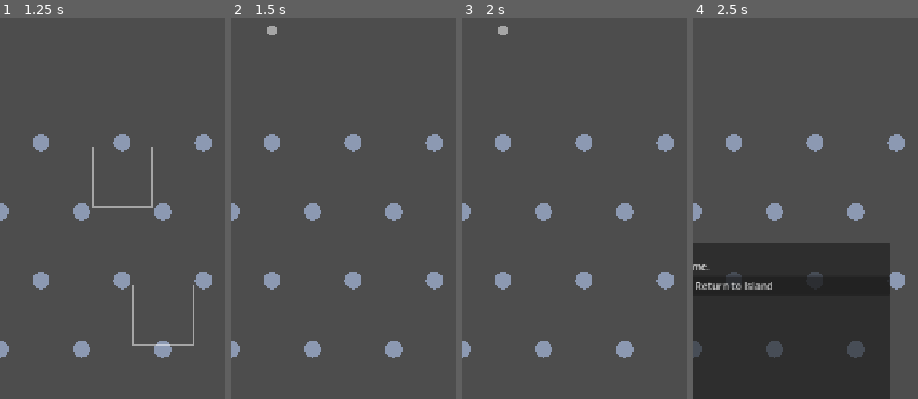
Above: before the commit, frames 1-4 (left to right).
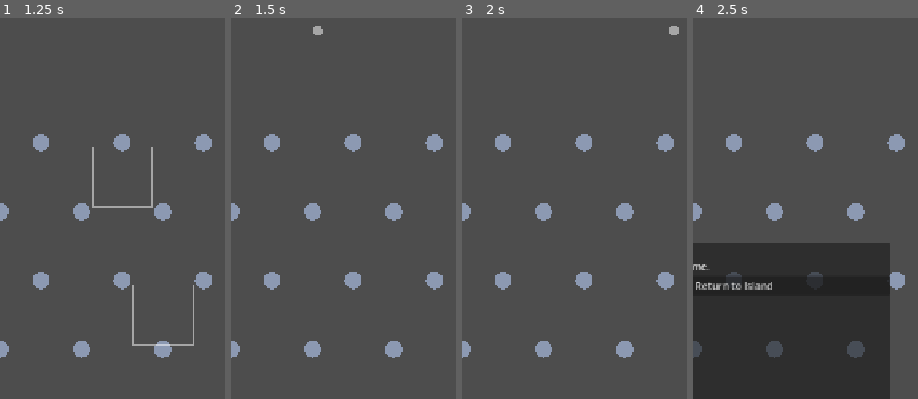
Above: after the commit, the same moments.

Repository: Graydyn/windfall-isle
Game: Godot game, scene res://game/main.tscn
The game is run twice, just before and just after one commit, with the same random seed, the same clock (stepped at 60 frames per second) and the same inputs.
Inputs:
- Up to frame 1 (1.25 s): click "Launch Expedition" at 0.5 s
- Up to frame 2 (1.5 s): click "Start (1 fuel)" at 1.25 s
- Up to frame 3 (2 s): no input
- Up to frame 4 (2.5 s): click "Abandon" at 2 s
The pictures show only the part of the screen within x 41-91%, y 7-56%; the shares and areas given below are measured in that part.

Frame 1 is identical in both runs. In frame 2, 0.2% of the frame differs, in the area x 16-41%, y 2-5%; in frame 3, 0.2%, in the area x 16-97%, y 2-5%; in frame 4, nothing differs.

Commit message:
feat: timed-release drop replaces drag-to-aim
The drop marker now sweeps between the walls at a constant speed and a
tap releases the pod at its current position, trading precise placement
for a timing challenge. The drop_requested(x) interface is unchanged.

Co-Authored-By: Claude Fable 5 <noreply@anthropic.com>

Diff:
--- a/game/run/drop_controller.gd
+++ b/game/run/drop_controller.gd
@@ -1,26 +1,22 @@
 class_name DropController
 extends Node2D
-## One-thumb drop aiming (spec 3.2): touch anywhere to start aiming, drag to
-## slide the drop point along the top edge, release to drop. Pure input; the
-## run scene decides whether a drop is actually allowed.
-## Only the finger that started aiming can move or end it; other fingers are ignored.
+## Timed-release drop aiming: the drop marker sweeps back and forth along the
+## top edge at constant speed; a tap releases the pod at the marker's current
+## position. Pure input; the run scene decides whether a drop is actually allowed.
 
 signal drop_requested(x: float)
 
 var enabled := true:
 	set(value):
 		enabled = value
-		if not enabled:
-			_aiming = false
-			_touch_index = -1
 		queue_redraw()
 var drop_y := 100.0
 var min_x := 44.0
 var max_x := 676.0
+var sweep_speed := 400.0
 
-var _aiming := false
 var _aim_x := 360.0
-var _touch_index := -1
+var _dir := 1.0
 
 
 func configure(board: Dictionary, pod_radius: float) -> void:
@@ -28,27 +24,28 @@
 	max_x = float(board.get("right", 700)) - pod_radius * 2.0
 	drop_y = float(board.get("top", 140)) - 40.0
 	_aim_x = (min_x + max_x) / 2.0
+	_dir = 1.0
+	queue_redraw()
+
+
+func _process(delta: float) -> void:
+	if not enabled:
+		return
+	_aim_x += _dir * sweep_speed * delta
+	if _aim_x >= max_x:
+		_aim_x = max_x
+		_dir = -1.0
+	elif _aim_x <= min_x:
+		_aim_x = min_x
+		_dir = 1.0
 	queue_redraw()
 
 
 func _unhandled_input(event: InputEvent) -> void:
 	if not enabled:
 		return
-	if event is InputEventScreenTouch:
-		if event.pressed:
-			if not _aiming:
-				_aiming = true
-				_touch_index = event.index
-				_aim_x = clampf(event.position.x, min_x, max_x)
-			elif event.index != _touch_index:
-				return
-		elif _aiming and event.index == _touch_index:
-			_aiming = false
-			_touch_index = -1
-			drop_requested.emit(_aim_x)
-	elif event is InputEventScreenDrag and _aiming and event.index == _touch_index:
-		_aim_x = clampf(event.position.x, min_x, max_x)
-	queue_redraw()
+	if event is InputEventScreenTouch and event.pressed:
+		drop_requested.emit(_aim_x)
 
 
 func _draw() -> void:
--- a/tests/test_drop_controller.gd
+++ b/tests/test_drop_controller.gd
@@ -8,6 +8,7 @@
 func before_each() -> void:
 	controller = add_child_autofree(ControllerScript.new())
 	controller.configure({"left": 20, "right": 700, "top": 140}, 12.0)
+	# configure() gives min_x 44, max_x 676, so the marker starts centered at 360.
 
 
 func touch(pos: Vector2, pressed: bool, index: int = 0) -> InputEventScreenTouch:
@@ -24,66 +25,49 @@
 	return event
 
 
-func test_tap_release_drops_at_tap_x() -> void:
+func test_marker_starts_centered() -> void:
+	assert_eq(controller._aim_x, 360.0)
+
+func test_sweep_advances_with_time() -> void:
+	controller._process(0.1)
+	assert_eq(controller._aim_x, 360.0 + controller.sweep_speed * 0.1)
+
+func test_sweep_reverses_at_right_wall() -> void:
+	controller._process(1.0)
+	assert_eq(controller._aim_x, 676.0)
+	controller._process(0.1)
+	assert_eq(controller._aim_x, 676.0 - controller.sweep_speed * 0.1)
+
+func test_sweep_reverses_at_left_wall() -> void:
+	controller._process(1.0)
+	controller._process(2.0)
+	assert_eq(controller._aim_x, 44.0)
+	controller._process(0.1)
+	assert_eq(controller._aim_x, 44.0 + controller.sweep_speed * 0.1)
+
+func test_tap_drops_at_current_marker_position() -> void:
 	watch_signals(controller)
-	controller._unhandled_input(touch(Vector2(300, 80), true))
-	controller._unhandled_input(touch(Vector2(300, 80), false))
-	assert_signal_emitted_with_parameters(controller, "drop_requested", [300.0])
+	controller._process(0.1)
+	var expected := controller._aim_x
+	controller._unhandled_input(touch(Vector2(50, 900), true))
+	assert_signal_emitted_with_parameters(controller, "drop_requested", [expected])
 
-func test_drag_updates_aim_before_release() -> void:
-	watch_signals(controller)
-	controller._unhandled_input(touch(Vector2(300, 80), true))
-	controller._unhandled_input(drag_to(Vector2(500, 90)))
-	controller._unhandled_input(touch(Vector2(500, 90), false))
-	assert_signal_emitted_with_parameters(controller, "drop_requested", [500.0])
-
-func test_aim_is_clamped_inside_walls() -> void:
-	watch_signals(controller)
-	controller._unhandled_input(touch(Vector2(2, 80), true))
-	controller._unhandled_input(touch(Vector2(2, 80), false))
-	assert_signal_emitted_with_parameters(controller, "drop_requested", [44.0])
-
-func test_disabled_controller_ignores_input() -> void:
-	controller.enabled = false
-	watch_signals(controller)
-	controller._unhandled_input(touch(Vector2(300, 80), true))
-	controller._unhandled_input(touch(Vector2(300, 80), false))
-	assert_signal_not_emitted(controller, "drop_requested")
-
-func test_release_without_press_does_not_drop() -> void:
+func test_touch_release_does_not_drop() -> void:
 	watch_signals(controller)
 	controller._unhandled_input(touch(Vector2(300, 80), false))
 	assert_signal_not_emitted(controller, "drop_requested")
 
-func test_second_finger_press_does_not_steal_aim() -> void:
-	watch_signals(controller)
-	controller._unhandled_input(touch(Vector2(300, 80), true, 0))
-	controller._unhandled_input(touch(Vector2(600, 80), true, 1))
-	controller._unhandled_input(touch(Vector2(300, 80), false, 0))
-	assert_signal_emitted_with_parameters(controller, "drop_requested", [300.0])
-	assert_signal_emit_count(controller, "drop_requested", 1)
+func test_drag_does_not_move_marker() -> void:
+	controller._unhandled_input(drag_to(Vector2(600, 90)))
+	assert_eq(controller._aim_x, 360.0)
 
-func test_second_finger_drag_ignored() -> void:
-	watch_signals(controller)
-	controller._unhandled_input(touch(Vector2(300, 80), true, 0))
-	controller._unhandled_input(drag_to(Vector2(600, 90), 1))
-	controller._unhandled_input(touch(Vector2(300, 80), false, 0))
-	assert_signal_emitted_with_parameters(controller, "drop_requested", [300.0])
+func test_disabled_controller_does_not_sweep() -> void:
+	controller.enabled = false
+	controller._process(0.1)
+	assert_eq(controller._aim_x, 360.0)
 
-func test_second_finger_release_does_not_drop() -> void:
-	watch_signals(controller)
-	controller._unhandled_input(touch(Vector2(300, 80), true, 0))
-	controller._unhandled_input(touch(Vector2(600, 80), false, 1))
-	assert_signal_not_emitted(controller, "drop_requested")
-	controller._unhandled_input(touch(Vector2(300, 80), false, 0))
-	assert_signal_emitted_with_parameters(controller, "drop_requested", [300.0])
-
-func test_disabling_resets_aim_state() -> void:
+func test_disabled_controller_ignores_taps() -> void:
+	controller.enabled = false
 	watch_signals(controller)
 	controller._unhandled_input(touch(Vector2(300, 80), true))
-	controller.enabled = false
-	controller.enabled = true
-	# After a disable/enable cycle a new finger (any index) must aim cleanly
-	controller._unhandled_input(touch(Vector2(500, 90), true, 1))
-	controller._unhandled_input(touch(Vector2(500, 90), false, 1))
-	assert_signal_emitted_with_parameters(controller, "drop_requested", [500.0])
+	assert_signal_not_emitted(controller, "drop_requested")
